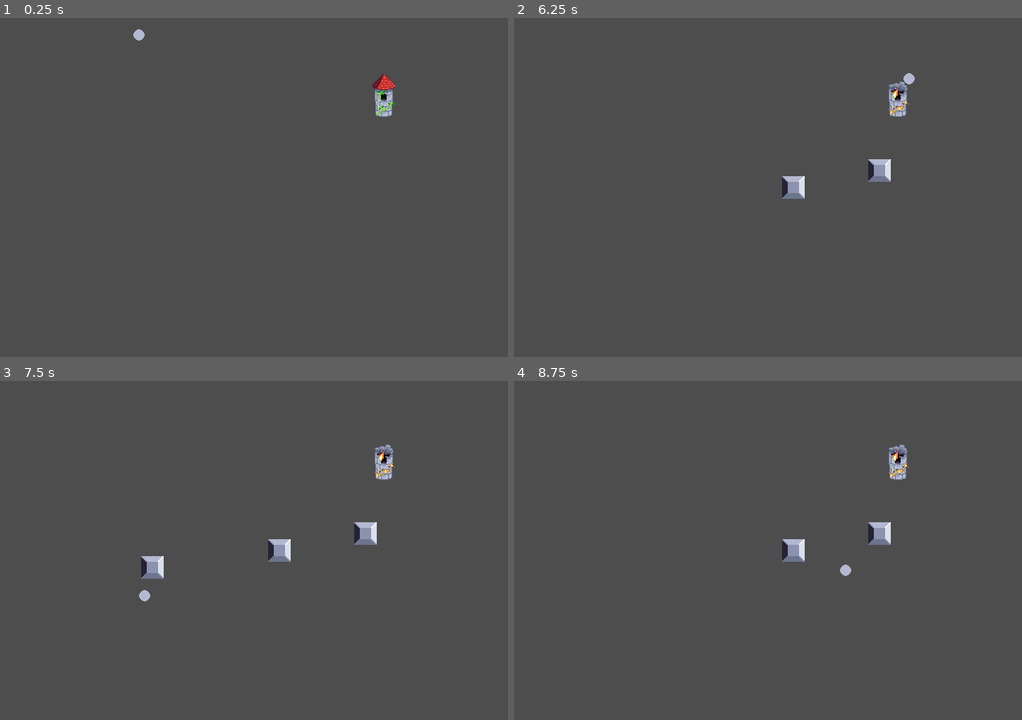
Above: before the commit, frames 1-4 (two rows, left to right).
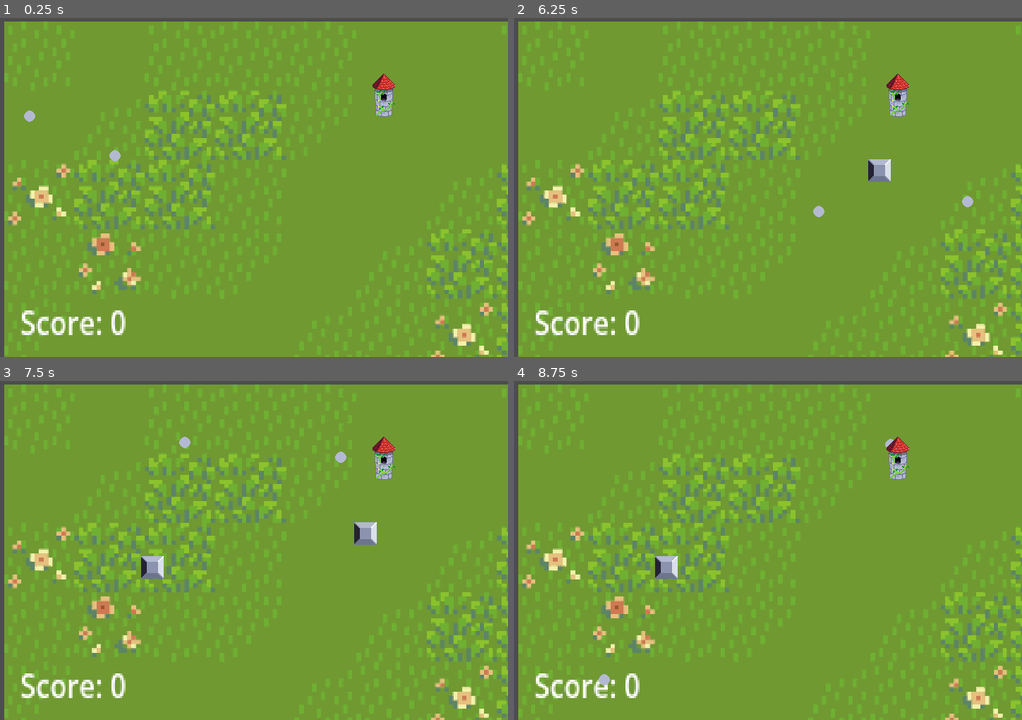
Above: after the commit, the same moments.

Repository: ShrimpCatDev/blockly
Game: Godot game, scene res://scenes/main.tscn
Same seed, same stepped clock (60 frames per second), same inputs: the game is played once before the commit and once after it.
Inputs (mouse positions are in pixels of both pictures, inside the frame that each line leads up to):
- Up to frame 1 (0.25 s): no input
- Up to frame 2 (6.25 s): tap Enter at 0.5 s; move the mouse to (879, 170) at 0.52 s; hold Right 0.53-1.28 s; tap Alt every 1.5 s from 0.6 to 5.1 s; click (879, 170) at 0.67 s; move the mouse to (666, 204) at 1.27 s; hold Down 1.28-2.03 s; tap Shift every 1.5 s from 1.35 to 5.85 s; move the mouse to (818, 112) at 2.02 s; hold Right 2.03-2.78 s; move the mouse to (742, 255) at 2.77 s; hold Up 2.78-3.53 s; click (742, 255) at 2.92 s; move the mouse to (920, 238) at 3.52 s; hold Left 3.53-5.03 s; move the mouse to (615, 136) at 4.27 s; move the mouse to (793, 187) at 5.02 s; hold Down 5.03-5.78 s; click (793, 187) at 5.17 s; move the mouse to (691, 102) at 5.77 s; hold Right from 5.78 s (still down)
- Up to frame 3 (7.5 s): move the mouse to (365, 533) at 6.52 s; release Right at 6.53 s; hold Up 6.53-7.28 s; tap Alt at 6.6 s; move the mouse to (152, 567) at 7.27 s; hold Right from 7.28 s (still down); tap Shift at 7.35 s; click (152, 567) at 7.42 s
- Up to frame 4 (8.75 s): move the mouse to (818, 475) at 8.02 s; release Right at 8.03 s; hold Down from 8.03 s (still down); tap Alt at 8.1 s

The runs differ from the first frame. In frame 1, 98% of the frame differs, in the area x 0-100%, y 1-100%; in frame 2, 98%; in frame 3, 97%; in frame 4, 98%.

Commit message:
Final changes

Diff:
--- a/project.godot
+++ b/project.godot
@@ -26,8 +26,10 @@
 [global_group]
 
 Tower=""
+Brick=""
+BadBall=""
+GoodBall=""
 Ball=""
-Brick=""
 
 [physics]
 
--- /dev/null
+++ b/scenes/bad_ball.gd
@@ -0,0 +1,4 @@
+extends RigidBody2D
+
+func _init():
+		apply_impulse(Vector2(randf_range(-180, 180)*3, randf_range(-180, 180)*3))
--- /dev/null
+++ b/scenes/badball.tscn
@@ -0,0 +1,37 @@
+[gd_scene format=3 uid="uid://6c44dr4kj0rk"]
+
+[ext_resource type="Script" uid="uid://canlepryjc7f7" path="res://scenes/bad_ball.gd" id="1_ia1mn"]
+[ext_resource type="Texture2D" uid="uid://dl3nlidek2sk5" path="res://assets/ball.png" id="2_f7cbr"]
+
+[sub_resource type="PhysicsMaterial" id="PhysicsMaterial_7s4qf"]
+friction = 0.0
+bounce = 1.0
+
+[sub_resource type="CircleShape2D" id="CircleShape2D_cxlvu"]
+radius = 7.0
+
+[sub_resource type="CircleShape2D" id="CircleShape2D_syqwv"]
+radius = 7.071068
+
+[node name="Ball" type="Node2D" unique_id=176090509 groups=["BadBall", "Ball"]]
+
+[node name="BallBody" type="RigidBody2D" parent="." unique_id=1581304351 groups=["BadBall", "Ball"]]
+physics_material_override = SubResource("PhysicsMaterial_7s4qf")
+gravity_scale = 0.0
+linear_damp_mode = 1
+angular_damp_mode = 1
+script = ExtResource("1_ia1mn")
+
+[node name="Hurtbox" type="CollisionShape2D" parent="BallBody" unique_id=657790750 groups=["BadBall", "Ball"]]
+shape = SubResource("CircleShape2D_cxlvu")
+
+[node name="Metal ball" type="Sprite2D" parent="BallBody" unique_id=1518209356]
+texture = ExtResource("2_f7cbr")
+
+[node name="BallArea" type="Area2D" parent="BallBody" unique_id=61281799 groups=["BadBall", "Ball"]]
+
+[node name="Hurtbox" type="CollisionShape2D" parent="BallBody/BallArea" unique_id=2088554133 groups=["BadBall", "Ball"]]
+shape = SubResource("CircleShape2D_syqwv")
+debug_color = Color(0.998756, 0, 0.16240364, 0.41960785)
+
+[connection signal="body_entered" from="BallBody" to="BallBody" method="_on_body_entered"]
--- a/scenes/ball.tscn
+++ /dev/null
@@ -1,34 +0,0 @@
-[gd_scene format=3 uid="uid://6c44dr4kj0rk"]
-
-[ext_resource type="Script" uid="uid://canlepryjc7f7" path="res://scenes/ball_body.gd" id="1_cxlvu"]
-[ext_resource type="Texture2D" uid="uid://dl3nlidek2sk5" path="res://assets/ball.png" id="2_f7cbr"]
-
-[sub_resource type="PhysicsMaterial" id="PhysicsMaterial_7s4qf"]
-friction = 0.0
-bounce = 1.0
-
-[sub_resource type="CircleShape2D" id="CircleShape2D_syqwv"]
-radius = 7.0
-
-[node name="Ball" type="Node2D" unique_id=176090509]
-
-[node name="BallBody" type="RigidBody2D" parent="." unique_id=1581304351 groups=["Ball"]]
-physics_material_override = SubResource("PhysicsMaterial_7s4qf")
-gravity_scale = 0.0
-linear_damp_mode = 1
-angular_damp_mode = 1
-script = ExtResource("1_cxlvu")
-
-[node name="Hurtbox" type="CollisionShape2D" parent="BallBody" unique_id=657790750]
-shape = SubResource("CircleShape2D_syqwv")
-
-[node name="Metal ball" type="Sprite2D" parent="BallBody" unique_id=1518209356]
-texture = ExtResource("2_f7cbr")
-
-[node name="BallArea" type="Area2D" parent="BallBody" unique_id=61281799 groups=["Ball"]]
-
-[node name="Hurtbox" type="CollisionShape2D" parent="BallBody/BallArea" unique_id=2088554133]
-shape = SubResource("CircleShape2D_syqwv")
-debug_color = Color(0.83513576, 0.0013008779, 0.9353263, 0.41960785)
-
-[connection signal="body_entered" from="BallBody" to="BallBody" method="_on_body_entered"]
--- a/scenes/ball_body.gd
+++ /dev/null
@@ -1,4 +0,0 @@
-extends RigidBody2D
-
-func _init():
-		apply_impulse(Vector2(randf_range(-200, 200)*3, randf_range(-200, 200)*3))
--- /dev/null
+++ b/scenes/good_ball.gd
@@ -0,0 +1,4 @@
+extends RigidBody2D
+
+func _init():
+	apply_impulse(Vector2(randf_range(-100, 100)*5, randf_range(-100, 100)*5))
--- /dev/null
+++ b/scenes/goodball.tscn
@@ -0,0 +1,39 @@
+[gd_scene format=3 uid="uid://brokqrln1vi6y"]
+
+[ext_resource type="Script" uid="uid://cgpan3xrdlxt5" path="res://scenes/good_ball.gd" id="1_if8hn"]
+[ext_resource type="Texture2D" uid="uid://dl3nlidek2sk5" path="res://assets/ball.png" id="2_r5jx0"]
+
+[sub_resource type="PhysicsMaterial" id="PhysicsMaterial_7s4qf"]
+friction = 0.0
+bounce = 1.0
+
+[sub_resource type="CircleShape2D" id="CircleShape2D_syqwv"]
+radius = 7.0
+
+[sub_resource type="CircleShape2D" id="CircleShape2D_if8hn"]
+radius = 7.071068
+
+[node name="Ball" type="Node2D" unique_id=176090509]
+
+[node name="BallBody" type="RigidBody2D" parent="." unique_id=1581304351 groups=["Ball", "GoodBall"]]
+physics_material_override = SubResource("PhysicsMaterial_7s4qf")
+gravity_scale = 0.0
+linear_damp_mode = 1
+angular_damp_mode = 1
+script = ExtResource("1_if8hn")
+
+[node name="Hurtbox" type="CollisionShape2D" parent="BallBody" unique_id=657790750]
+scale = Vector2(1.01, 1.01)
+shape = SubResource("CircleShape2D_syqwv")
+
+[node name="BallArea" type="Area2D" parent="BallBody" unique_id=61281799 groups=["Ball", "GoodBall"]]
+
+[node name="Metal ball" type="Sprite2D" parent="BallBody/BallArea" unique_id=1518209356]
+texture = ExtResource("2_r5jx0")
+
+[node name="Hurtbox" type="CollisionShape2D" parent="BallBody/BallArea" unique_id=2088554133 groups=["Ball", "GoodBall"]]
+scale = Vector2(0.99, 0.99)
+shape = SubResource("CircleShape2D_if8hn")
+debug_color = Color(0.83513576, 0.0013008779, 0.9353263, 0.41960785)
+
+[connection signal="body_entered" from="BallBody" to="BallBody" method="_on_body_entered"]
--- /dev/null
+++ b/scenes/label.gd
@@ -0,0 +1,5 @@
+extends Label
+
+
+func _process(delta: float) -> void:
+	self.text = str("Score: " + str($"../".givescore()))
--- a/scenes/main.gd
+++ b/scenes/main.gd
@@ -1,10 +1,12 @@
 extends Node2D
 
 @export var brick_scene: PackedScene
-@export var max_bricks: int = 3
+@export var max_bricks: int = 5
+@export var min_goodballs: int = 0
+var score = 0
+const bricks_scene = preload("res://scenes/bricks.tscn")
+const goodball_scene = preload("res://scenes/goodball.tscn")
 
-
-const bricks_scene = preload("res://scenes/bricks.tscn")
 func _addbrick(event1):
 	var brick = brick_scene.instantiate()
 	if _checkbricks() == false:
@@ -16,6 +18,19 @@
 	if event2 is InputEventMouseButton and event2.pressed == true:
 		_addbrick(event2)
 
+func _process(delta: float) -> void:
+	var goodball = goodball_scene.instantiate()
+	if checkgoodballs() == true:
+		await(get_tree().create_timer(0.005).timeout)
+		add_child(goodball)
+		goodball.position.x = randf_range(10,710)
+		goodball.position.y = randf_range(10,470)
+		score += 1
+
+
 func _checkbricks():
-	print(get_tree().get_nodes_in_group("Brick").size())
 	return get_tree().get_nodes_in_group("Brick").size() >= max_bricks
+func checkgoodballs():
+	return get_tree().get_nodes_in_group("GoodBall").size() <= min_goodballs
+func givescore():
+	return score
--- a/scenes/main.tscn
+++ b/scenes/main.tscn
@@ -1,9 +1,14 @@
 [gd_scene format=3 uid="uid://ba2745641ngms"]
 
 [ext_resource type="Script" uid="uid://c7kddltskwkmu" path="res://scenes/main.gd" id="1_sugp2"]
-[ext_resource type="PackedScene" uid="uid://6c44dr4kj0rk" path="res://scenes/ball.tscn" id="2_0wfyh"]
+[ext_resource type="PackedScene" uid="uid://6c44dr4kj0rk" path="res://scenes/badball.tscn" id="2_0wfyh"]
 [ext_resource type="PackedScene" uid="uid://bfobtbx3cugn0" path="res://scenes/tower.tscn" id="2_sugp2"]
+[ext_resource type="Script" uid="uid://kghkvu70ae6l" path="res://scenes/label.gd" id="3_o6xl0"]
 [ext_resource type="PackedScene" uid="uid://cel5lny2fpxko" path="res://scenes/bricks.tscn" id="3_sugp2"]
+[ext_resource type="Texture2D" uid="uid://cju0ksiwgvkdl" path="res://assets/Background.png" id="3_tbgi4"]
+[ext_resource type="PackedScene" uid="uid://brokqrln1vi6y" path="res://scenes/goodball.tscn" id="5_tefeu"]
+
+[sub_resource type="LabelSettings" id="LabelSettings_tipki"]
 
 [sub_resource type="WorldBoundaryShape2D" id="WorldBoundaryShape2D_syqwv"]
 distance = -1.0
@@ -18,19 +23,28 @@
 script = ExtResource("1_sugp2")
 brick_scene = ExtResource("3_sugp2")
 
-[node name="Ball" parent="." unique_id=176090509 instance=ExtResource("2_0wfyh")]
+[node name="Background" type="Sprite2D" parent="." unique_id=1099002743]
+position = Vector2(555, 250)
+scale = Vector2(1.66, 1.623)
+texture = ExtResource("3_tbgi4")
+
+[node name="Label" type="Label" parent="." unique_id=171837411]
+offset_left = 29.000008
+offset_top = 396.00003
+offset_right = 69.00001
+offset_bottom = 419.00003
+scale = Vector2(2.4799988, 2.9600003)
+label_settings = SubResource("LabelSettings_tipki")
+script = ExtResource("3_o6xl0")
+
+[node name="BadBall" parent="." unique_id=176090509 instance=ExtResource("2_0wfyh")]
+position = Vector2(72, 95)
+
+[node name="GoodBall" parent="." unique_id=1445282249 instance=ExtResource("5_tefeu")]
 position = Vector2(72, 95)
 
 [node name="Tower" parent="." unique_id=1609993156 instance=ExtResource("2_sugp2")]
 position = Vector2(544, 126)
-
-[node name="Control" type="Control" parent="." unique_id=167168772]
-layout_mode = 3
-anchors_preset = 15
-anchor_right = 1.0
-anchor_bottom = 1.0
-grow_horizontal = 2
-grow_vertical = 2
 
 [node name="WorldBorder" type="StaticBody2D" parent="." unique_id=1145058226]
 
--- a/scenes/tower.tscn
+++ b/scenes/tower.tscn
@@ -18,7 +18,7 @@
 position = Vector2(-2, -17)
 texture = ExtResource("1_2x682")
 
-[node name="Hitbox" type="CollisionShape2D" parent="Tower" unique_id=16426528]
+[node name="Hitbox" type="CollisionShape2D" parent="Tower" unique_id=16426528 groups=["Tower"]]
 position = Vector2(-2, -10)
 shape = SubResource("CapsuleShape2D_ay4al")
 
--- a/scenes/tower_collision.gd
+++ b/scenes/tower_collision.gd
@@ -1,6 +1,8 @@
 extends Node2D
 
 func _on_area_entered(area: Area2D) -> void:
-	if area.is_in_group("Ball"):
+	if area.is_in_group("BadBall"):
 		$AliveTower.visible = false
 		$DeadTower.visible = true
+	if area.is_in_group("GoodBall"):
+		area.get_parent().queue_free()
Binary file added: assets/Background.png
Not shown, added: assets/Background.png.import
Renamed: scenes/ball_body.gd.uid -> scenes/bad_ball.gd.uid
Not shown, added: scenes/good_ball.gd.uid
Not shown, added: scenes/label.gd.uid
